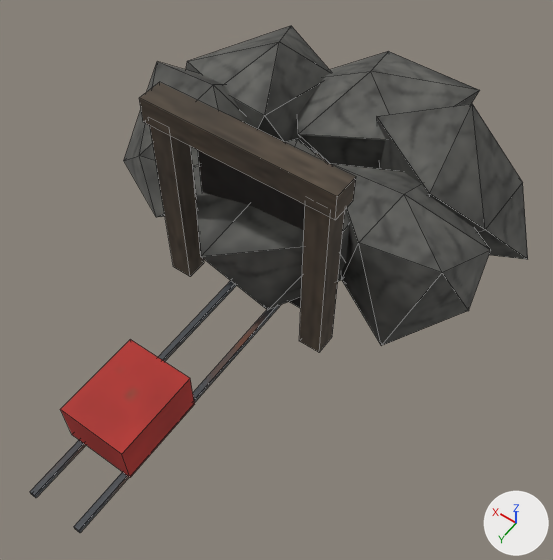
An edit to the FBX model Export/LOD/SW_POI/SM_POI_MineEntrance_LOD1.fbx, drawn before and after from the same camera.
One viewpoint serves both versions: a 50 mm lens placed at (-10.2, 14.6, 21.9), pointed at (-1.2, 2.1, 2.1). Arrows for +X, +Y and +Z are at lower right; the lights stay in place. The picture after the commit comes second. Mesh edges are drawn as thin lines.

The older version as bpy lines, for what is in view:
```python
me_sm_poi_mineentrance_lod1 = bpy.data.meshes.new('SM_POI_MineEntrance_LOD1')
me_sm_poi_mineentrance_lod1.from_pydata(...)  # 128 vertices, 162 faces; spans x -7.3..7.4, y -9.0..11.5, z -1.3..7.6
me_sm_poi_mineentrance_lod1.materials.append(mat_m_survivalatlas_embed)  # picture img_t_survivalatlas_color_embed256_png
ob_sm_poi_mineentrance_lod1 = bpy.data.objects.new('SM_POI_MineEntrance_LOD1', me_sm_poi_mineentrance_lod1)
ob_sm_poi_mineentrance_lod1.location = (0.0, 0.0, 0.0)
```
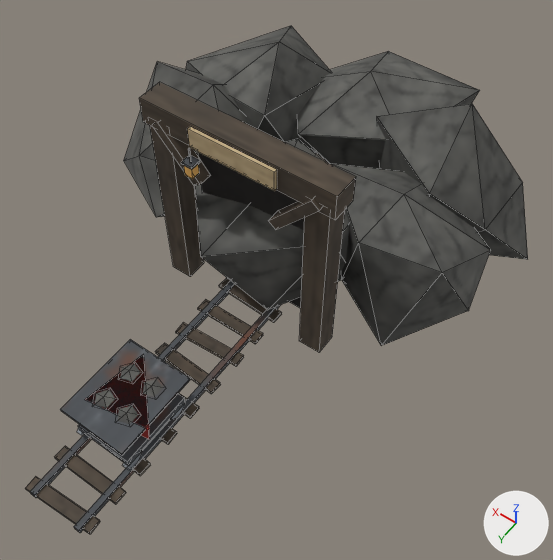
The change, as a diff of the scene's bpy script:
```diff
--- a/Export/LOD/SW_POI/SM_POI_MineEntrance_LOD1.fbx.py
+++ b/Export/LOD/SW_POI/SM_POI_MineEntrance_LOD1.fbx.py
@@ me_sm_poi_mineentrance_lod1 @@
-me_sm_poi_mineentrance_lod1.from_pydata(...)  # 128 vertices, 162 faces; spans x -7.3..7.4, y -9.0..11.5, z -1.3..7.6
+me_sm_poi_mineentrance_lod1.from_pydata(...)  # 340 vertices, 366 faces; spans x -7.3..7.4, y -9.0..11.5, z -1.3..7.6
+# me_sm_poi_mineentrance_lod1 part 1: a new loose piece, a box spanning x -1.5..1.5, y 2.46..2.58, z 6.85..7.55, in mat_m_survivalatlas_embed (picture img_t_survivalatlas_color_embed256_png)
+# me_sm_poi_mineentrance_lod1 part 2: a new loose piece, a box spanning x 1.45..1.75, y 2.35..2.65, z 5.68..6.12, in mat_m_survivalatlas_embed (picture img_t_survivalatlas_color_embed256_png)
+# me_sm_poi_mineentrance_lod1 part 3: a new loose piece, a box spanning x 1.4..1.8, y 2.3..2.7, z 6.12..6.2, in mat_m_survivalatlas_embed (picture img_t_survivalatlas_color_embed256_png)
+# me_sm_poi_mineentrance_lod1 part 4: the loose piece of 8 vertices spanning x -2.4..2.4, y 1.1..1.3, z 0.1..6.5 is copied, and the copy is scaled about its middle by (0.52, 2.25, 0.0187), then moved by (0.0, 0.8, -3.2); it spans x -1.3..1.3, y 1.7..2.3, z 0.0..0.1
+# me_sm_poi_mineentrance_lod1 part 5: a new loose piece, a box spanning x -1.25..1.25, y 2.93..3.38, z 0.0..0.12, in mat_m_survivalatlas_embed (picture img_t_survivalatlas_color_embed256_png)
+# me_sm_poi_mineentrance_lod1 part 6: the loose piece of 8 vertices spanning x -1.0..-0.8, y 1.5..11.5, z 0.0..0.2 is copied, and the copy is scaled about its middle by (12.5, 0.0449, 0.6), then moved by (0.9, -2.2, 0.0); it spans x -1.3..1.3, y 4.0..4.6, z 0.0..0.1
+# me_sm_poi_mineentrance_lod1 part 7: the loose piece of 8 vertices spanning x -1.0..-0.8, y 1.5..11.5, z 0.0..0.2 is copied, and the copy is scaled about its middle by (12.5, 0.0449, 0.6), then moved by (0.9, -1.1, 0.0); it spans x -1.3..1.3, y 5.2..5.7, z 0.0..0.1
+# me_sm_poi_mineentrance_lod1 part 8: a new loose piece, a box spanning x -1.25..1.25, y 6.38..6.82, z 0.0..0.12, in mat_m_survivalatlas_embed (picture img_t_survivalatlas_color_embed256_png)
+# me_sm_poi_mineentrance_lod1 part 9: the loose piece of 8 vertices spanning x -1.2..1.2, y 6.5..9.5, z 0.4..2.0 is copied, and the copy is scaled about its middle by (1.04, 0.15, 0.075), then moved by (0.0, -0.2, -1.1); it spans x -1.3..1.3, y 7.5..8.0, z 0.0..0.1
+# me_sm_poi_mineentrance_lod1 part 10: the loose piece of 8 vertices spanning x -1.2..1.2, y 6.5..9.5, z 0.4..2.0 is copied, and the copy is scaled about its middle by (1.04, 0.15, 0.075), then moved by (0.0, 0.9, -1.1); it spans x -1.3..1.3, y 8.6..9.2, z 0.0..0.1
+# me_sm_poi_mineentrance_lod1 part 11: a new loose piece, a box spanning x -1.25..1.25, y 9.82..10.28, z 0.0..0.12, in mat_m_survivalatlas_embed (picture img_t_survivalatlas_color_embed256_png)
+# me_sm_poi_mineentrance_lod1 part 12: the loose piece of 8 vertices spanning x -1.2..1.2, y 6.5..9.5, z 0.4..2.0 is copied, and the copy is scaled about its middle by (1.04, 0.15, 0.075), then moved by (0.0, 3.2, -1.1); it spans x -1.3..1.3, y 10.9..11.5, z 0.0..0.1
+# me_sm_poi_mineentrance_lod1 part 13: a new loose piece, a box spanning x -1.0..1.0, y 6.7..9.3, z 0.6..0.9, in mat_m_survivalatlas_embed (picture img_t_survivalatlas_color_embed256_png)
+# me_sm_poi_mineentrance_lod1 part 14: a new loose piece, an icosphere of 20 faces spanning x -0.9..-0.1, y 7.02..7.78, z 1.58..2.12, in mat_m_survivalatlas_embed (picture img_t_survivalatlas_color_embed256_png)
+# me_sm_poi_mineentrance_lod1 part 15: a new loose piece, an icosphere of 20 faces spanning x 0.0..0.8, y 7.02..7.78, z 1.58..2.12, in mat_m_survivalatlas_embed (picture img_t_survivalatlas_color_embed256_png)
+# me_sm_poi_mineentrance_lod1 part 16: a new loose piece, an icosphere of 20 faces spanning x -0.9..-0.1, y 8.12..8.88, z 1.58..2.12, in mat_m_survivalatlas_embed (picture img_t_survivalatlas_color_embed256_png)
+# me_sm_poi_mineentrance_lod1 part 17: a new loose piece, an icosphere of 20 faces spanning x 0.0..0.8, y 8.12..8.88, z 1.58..2.12, in mat_m_survivalatlas_embed (picture img_t_survivalatlas_color_embed256_png)
+# me_sm_poi_mineentrance_lod1 part 18: 4 vertices moved from x -1.2..1.2, y 6.5..9.5, z 0.4 to x -1.2..1.2, y 6.5..9.5, z 1.9; 38 vertices added at x -1.3..1.1, y 6.7..9.4, z 0.1..2.0
+# me_sm_poi_mineentrance_lod1 part 19: 22 vertices added at x -2.9..2.9, y 2.0..2.5, z 5.2..7.2
+# me_sm_poi_mineentrance_lod1 part 20: 6 kept faces spanning x -1.2..1.2, y 6.5..9.5, z 1.9..2.0 get new texture (UV) coordinates
 me_sm_poi_mineentrance_lod1.materials.append(mat_m_survivalatlas_embed)
```

Changed parts and their boxes [x1, y1, x2, y2] in the pictures (553 x 560 px):
'SM_POI_MineEntrance_LOD1', reshaped
    before: [30, 26, 528, 533]
    after: [25, 26, 528, 534]
part 1 of me_sm_poi_mineentrance_lod1, added (brown)
    after: [187, 127, 277, 191]
part 2 of me_sm_poi_mineentrance_lod1, added
    after: [184, 165, 199, 179]
part 3 of me_sm_poi_mineentrance_lod1, added
    after: [181, 156, 200, 170]
part 4 of me_sm_poi_mineentrance_lod1, added
    after: [219, 278, 282, 323]
part 5 of me_sm_poi_mineentrance_lod1, added (brown)
    after: [198, 299, 263, 344]
part 6 of me_sm_poi_mineentrance_lod1, added (brown)
    after: [176, 322, 244, 366]
part 7 of me_sm_poi_mineentrance_lod1, added (brown)
    after: [155, 343, 221, 394]
part 8 of me_sm_poi_mineentrance_lod1, added
    after: [178, 393, 199, 419]
part 9 of me_sm_poi_mineentrance_lod1, added
    after: [161, 428, 177, 444]
part 10 of me_sm_poi_mineentrance_lod1, added
    after: [134, 459, 150, 475]
part 11 of me_sm_poi_mineentrance_lod1, added (brown)
    after: [55, 446, 126, 504]
part 12 of me_sm_poi_mineentrance_lod1, added (brown)
    after: [25, 476, 100, 534]
part 13 of me_sm_poi_mineentrance_lod1, added
    after: [78, 394, 185, 466]
part 14 of me_sm_poi_mineentrance_lod1, added
    after: [143, 379, 163, 397]
part 15 of me_sm_poi_mineentrance_lod1, added
    after: [120, 364, 141, 381]
part 16 of me_sm_poi_mineentrance_lod1, added
    after: [117, 405, 138, 424]
part 17 of me_sm_poi_mineentrance_lod1, added
    after: [95, 390, 115, 408]
part 18 of me_sm_poi_mineentrance_lod1, cut back
    after: [77, 357, 185, 469]
part 19 of me_sm_poi_mineentrance_lod1, added
    after: [152, 121, 321, 230]
part 20 of me_sm_poi_mineentrance_lod1, surface changed (red to grey)
    before: [60, 339, 195, 477]
    after: [60, 339, 190, 455]
